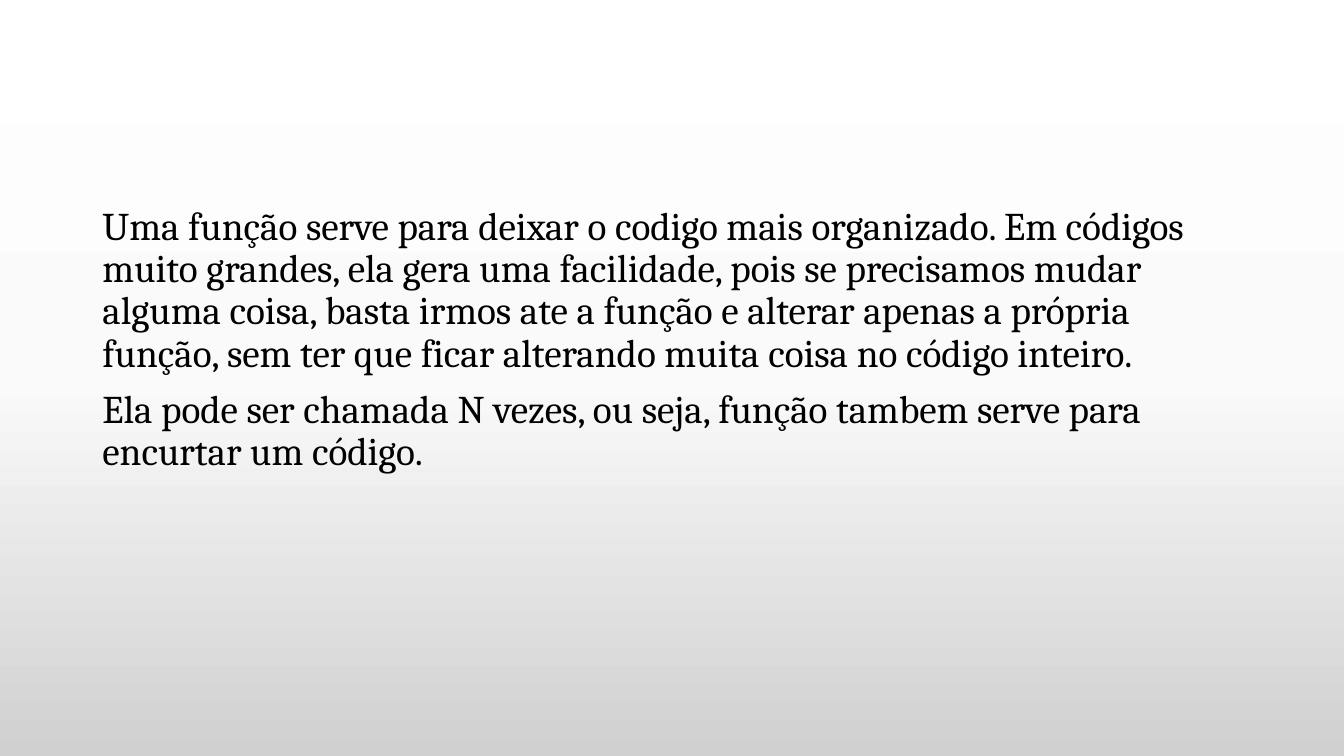
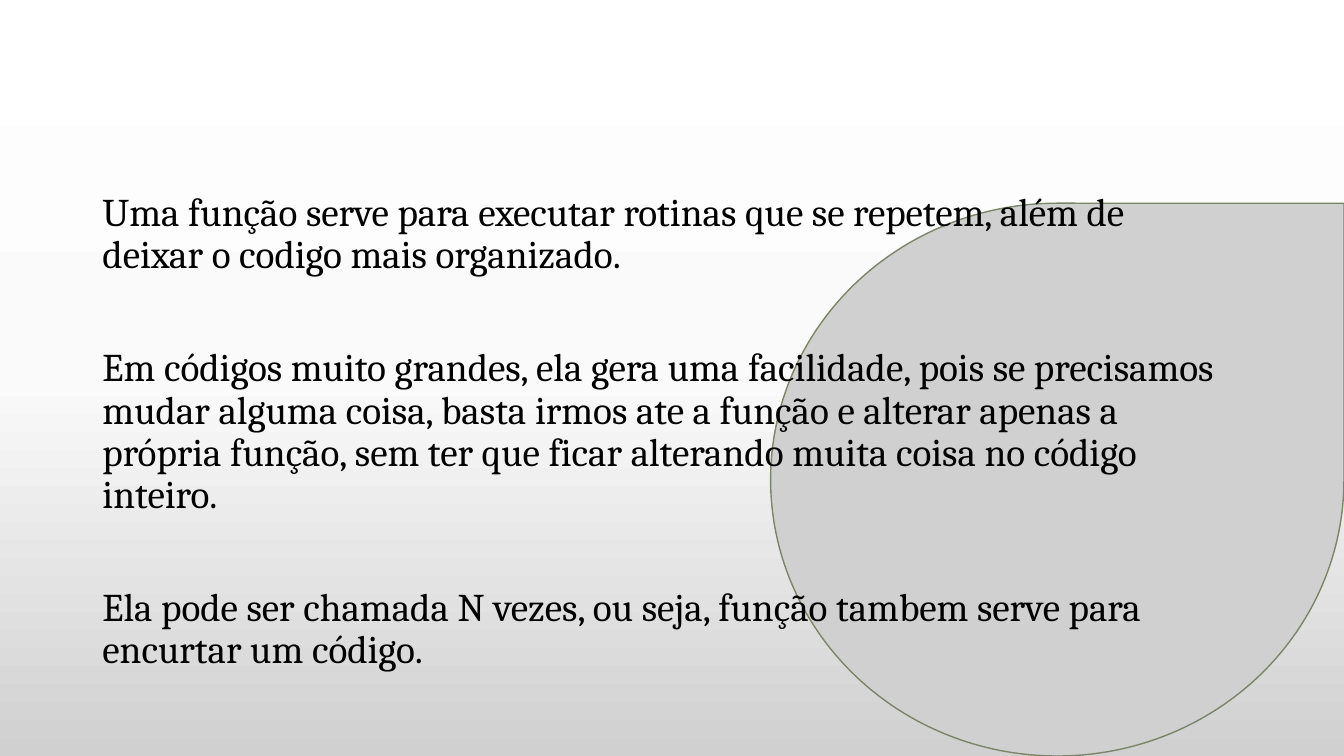
Before and after one commit to daniellygj/Fatec, a slide deck: slide 8 of 1º semestre/Revisões by danny/2º bimestre/Revisão Algoritmos.pptx. Drawn at 1344x756 pixels with LibreOffice and Linux fonts; fonts in the diff are those of the drawing; grey boxes stand for pictures; background and template pictures are left out. Boxes give left, top, right and bottom in pixels: in the first picture for what was removed or moved away, otherwise in the second. Text is boxed around its words. In the diff, an @@ line names an element or a change of style, - is before the commit and + after.

```diff
--- a/1º semestre/Revisões by danny/2º bimestre/Revisão Algoritmos.pptx
+++ b/1º semestre/Revisões by danny/2º bimestre/Revisão Algoritmos.pptx
@@ text "Uma função serve para executar ..." moved from (x1=102, y1=212, x2=1184, y2=474) to (x1=102, y1=190, x2=1214, y2=672) @@
@@ text at (x1=102, y1=190, x2=1214, y2=509): text changed @@
-Uma função serve para deixar o codigo mais organizado. Em códigos muito grandes, ela gera uma facilidade, pois se precisamos mudar alguma coisa, basta irmos ate a função e alterar apenas a própria função, sem ter que ficar alterando muita coisa no código inteiro.
+Uma função serve para executar rotinas que se repetem, além de deixar o codigo mais organizado.
+Em códigos muito grandes, ela gera uma facilidade, pois se precisamos mudar alguma coisa, basta irmos ate a função e alterar apenas a própria função, sem ter que ficar alterando muita coisa no código inteiro.
@@ picture added at (x1=771, y1=204, x2=1344, y2=756) @@
```
Also in this commit, not shown: 13 other slides changed, 1 slide added.
